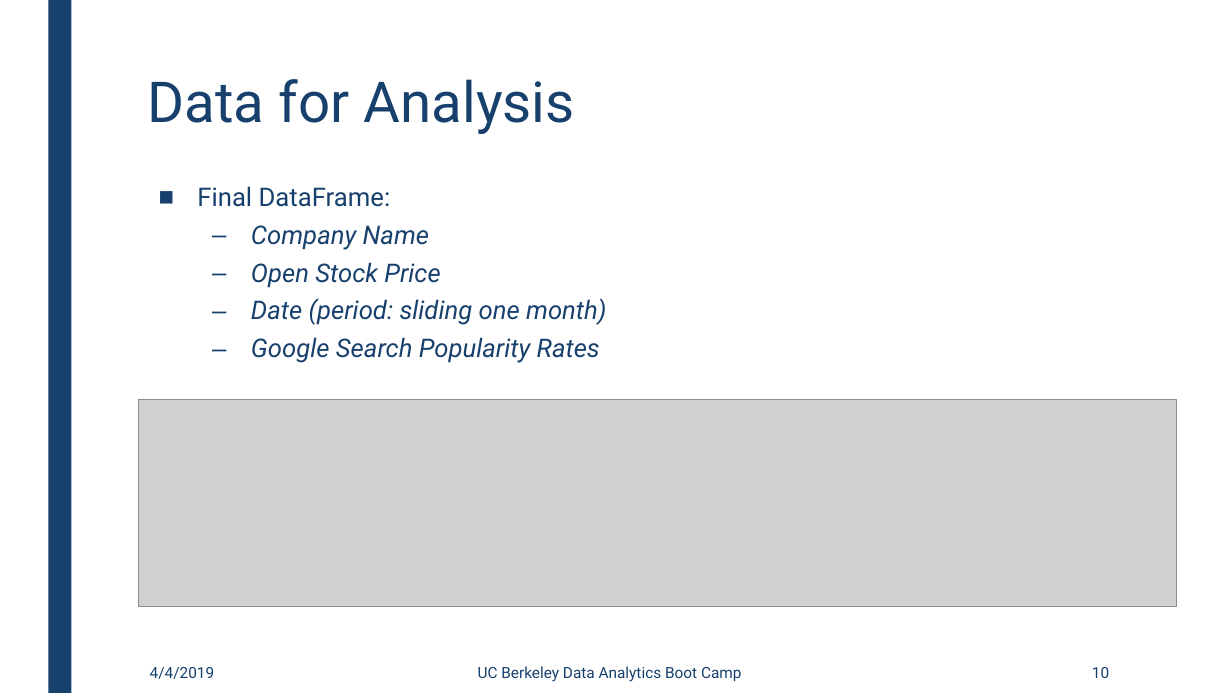
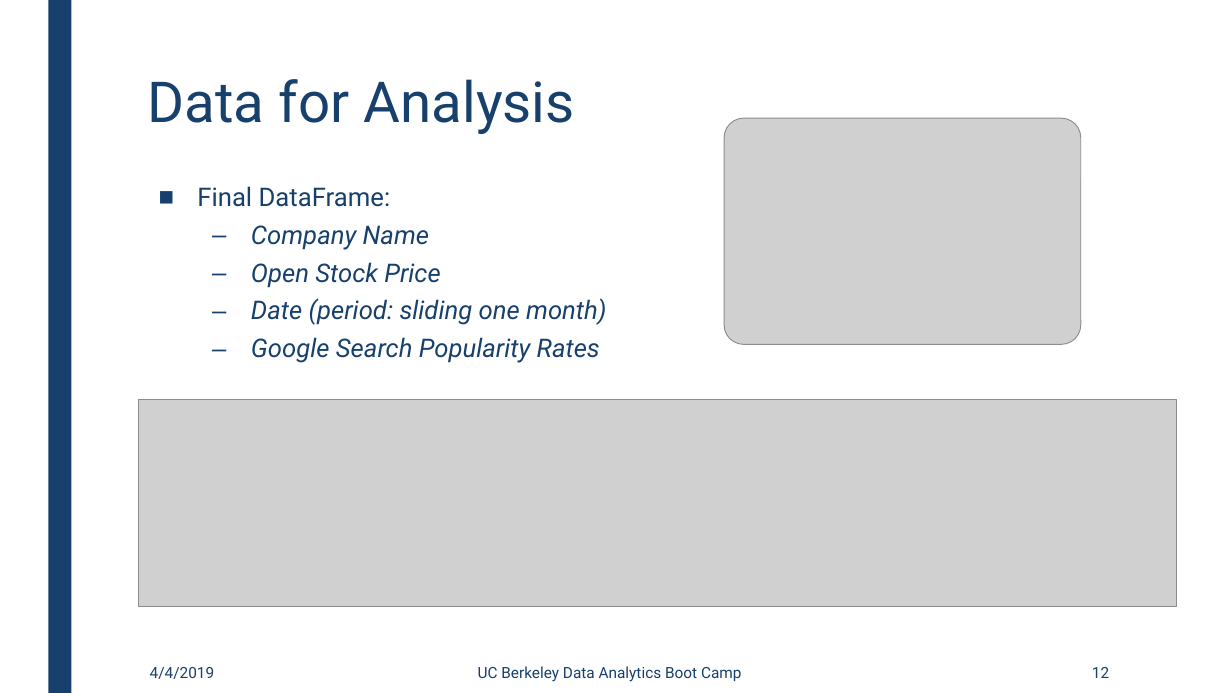
Before and after one commit to gaurav14111/Company-Stocks-vs-Internet-presence, a slide deck: slide 12 of Presentation/Presentation v5.pptx (slide 10 before the commit). Drawn at 1232x693 pixels with LibreOffice and Linux fonts; fonts in the diff are those of the drawing; grey boxes stand for pictures. Boxes give left, top, right and bottom in pixels: in the first picture for what was removed or moved away, otherwise in the second. Text is boxed around its words. In the diff, an @@ line names an element or a change of style, - is before the commit and + after.

```diff
--- a/Presentation/Presentation v5.pptx
+++ b/Presentation/Presentation v5.pptx
@@ picture added at (725,118,1081,345) @@
@@ page number at (1092,667,1109,678): text changed @@
-10
+12
```
Also in this commit, not shown: 2 other slides changed, 2 slides added.
